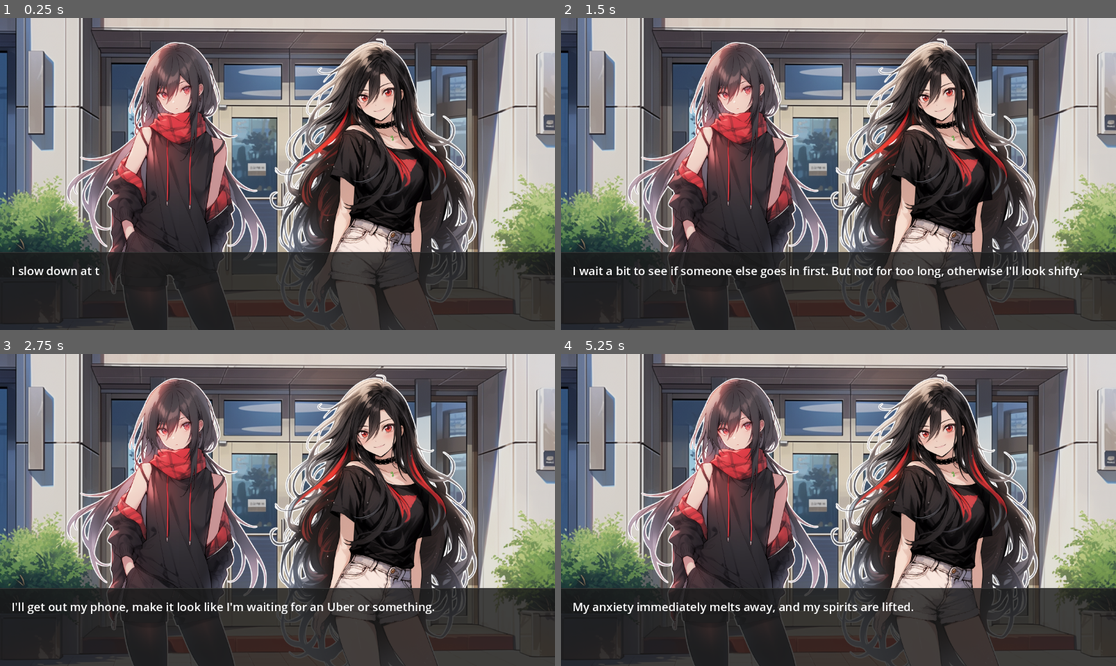
Above: before the commit, frames 1-4 (two rows, left to right).
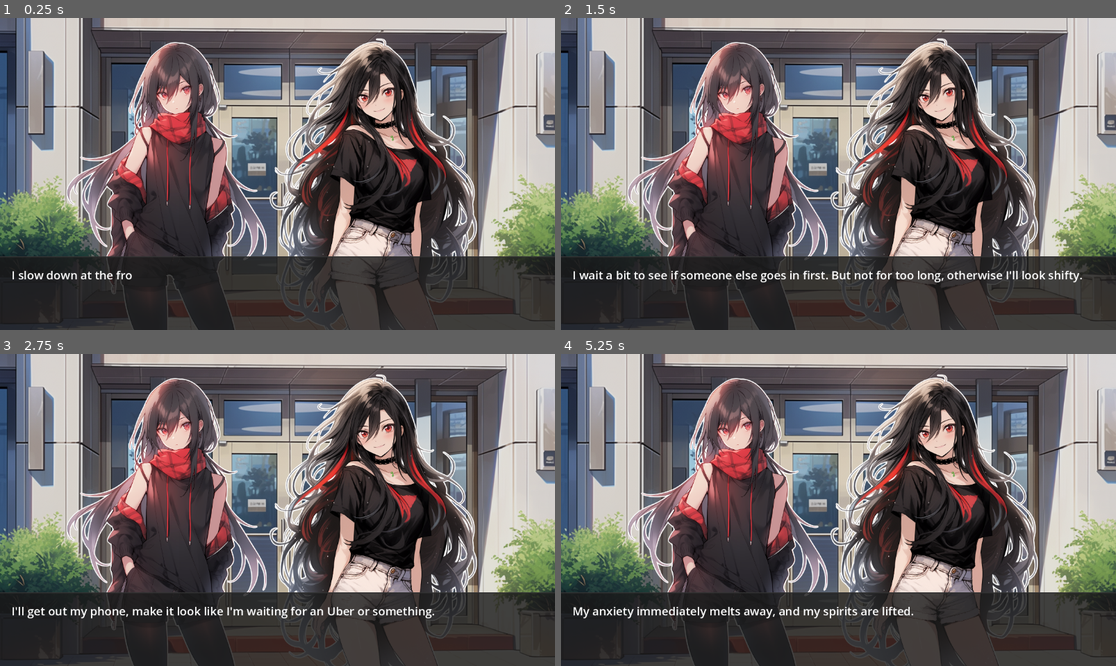
Above: after the commit, the same moments.

Repository: itsMapleLeaf/lovenote
Game: Godot game, scene res://scenes/intro_outside_office_doors.tscn
The game is run twice, just before and just after one commit, with the same random seed, the same clock (stepped at 60 frames per second) and the same inputs.
Inputs:
- Up to frame 1 (0.25 s): no input
- Up to frame 2 (1.5 s): tap Enter (dialog_advance) at 0.5, 1.35 s; hold Enter (dialog_advance) 0.53-1.28 s
- Up to frame 3 (2.75 s): tap Space at 2 s; hold Enter (dialog_advance) from 2.03 s (still down)
- Up to frame 4 (5.25 s): release Enter (dialog_advance) at 2.78 s; tap Enter (dialog_advance) at 2.85, 4.35 s; tap Space at 3.5, 5 s; hold Enter (dialog_advance) 3.53-4.28 s; hold Enter (dialog_advance) from 5.03 s (still down)

The runs differ from the first frame. In frame 1, 1.4% of the frame differs, in the area x 0-100%, y 74-84%; in frame 2, 2.8%, in the area x 0-100%, y 74-85%; in frame 3, 2.5%; in frame 4, 2.3%.

Commit message:
you ever just   t a s k

Diff:
--- /dev/null
+++ b/dialog_scene_task.gd
@@ -0,0 +1,24 @@
+extends SceneTask
+class_name DialogSceneTask
+
+var line: String
+var ui: DialogUI
+var speaker_name: String
+
+func _init(line: String, ui: DialogUI) -> void:
+	self.line = line
+	self.ui = ui
+
+func start() -> void:
+	if speaker_name:
+		ui.set_speaker(speaker_name)
+	else:
+		ui.set_speaker_self()
+	ui.set_line(line)
+	ui.animate()
+
+func interrupt() -> void:
+	ui.complete()
+
+func is_finished() -> bool:
+	return ui.is_complete
--- /dev/null
+++ b/dialog_ui.gd
@@ -0,0 +1,38 @@
+extends Node
+class_name DialogUI
+
+@export var dialog_reveal_speed := 90 # in characters per second
+
+@onready var speaker_panel: PanelContainer = %SpeakerPanel
+@onready var speaker_label: Label = %SpeakerLabel
+@onready var dialog_label: Label = %DialogLabel
+
+var tween: Tween
+
+var is_complete: bool:
+	get: return dialog_label.visible_ratio >= 1.0
+
+func set_speaker(name: String) -> void:
+	speaker_label.text = name
+	speaker_panel.modulate.a = 1
+
+func set_speaker_self() -> void:
+	speaker_panel.modulate.a = 0
+
+func set_line(text: String) -> void:
+	dialog_label.text = text
+
+func animate() -> void:
+	if tween: tween.stop()
+
+	dialog_label.visible_ratio = 0
+
+	tween = create_tween()
+	tween.tween_property(
+		dialog_label, "visible_ratio", 1,
+		float(dialog_label.text.length()) / float(dialog_reveal_speed),
+	)
+
+func complete() -> void:
+	if tween: tween.stop()
+	dialog_label.visible_ratio = 1
--- /dev/null
+++ b/dialog_ui.tscn
@@ -0,0 +1,72 @@
+[gd_scene load_steps=7 format=3 uid="uid://hod5ouvqdw5u"]
+
+[ext_resource type="Script" path="res://dialog_ui.gd" id="1_on6jx"]
+
+[sub_resource type="StyleBoxFlat" id="StyleBoxFlat_rpvfw"]
+content_margin_left = 24.0
+content_margin_top = 3.0
+content_margin_right = 24.0
+content_margin_bottom = 9.0
+bg_color = Color(0.117647, 0.117647, 0.117647, 0.92549)
+border_width_top = 2
+border_color = Color(0.199086, 0.199086, 0.199086, 1)
+
+[sub_resource type="SystemFont" id="SystemFont_eq6bv"]
+subpixel_positioning = 0
+
+[sub_resource type="LabelSettings" id="LabelSettings_s36km"]
+line_spacing = 0.0
+font = SubResource("SystemFont_eq6bv")
+font_size = 32
+
+[sub_resource type="StyleBoxFlat" id="StyleBoxFlat_0l21m"]
+content_margin_left = 24.0
+content_margin_top = 22.0
+content_margin_right = 39.0
+content_margin_bottom = 23.0
+bg_color = Color(0.105882, 0.105882, 0.105882, 0.811765)
+border_width_top = 2
+border_color = Color(0.199086, 0.199086, 0.199086, 1)
+
+[sub_resource type="LabelSettings" id="LabelSettings_l4rdq"]
+font_size = 24
+
+[node name="DialogUI" type="VBoxContainer"]
+anchors_preset = 12
+anchor_top = 1.0
+anchor_right = 1.0
+anchor_bottom = 1.0
+offset_top = -219.0
+grow_horizontal = 2
+grow_vertical = 0
+theme_override_constants/separation = 0
+alignment = 2
+script = ExtResource("1_on6jx")
+
+[node name="SpeakerPanel" type="PanelContainer" parent="."]
+unique_name_in_owner = true
+layout_mode = 2
+size_flags_horizontal = 0
+theme_override_styles/panel = SubResource("StyleBoxFlat_rpvfw")
+
+[node name="SpeakerLabel" type="Label" parent="SpeakerPanel"]
+unique_name_in_owner = true
+custom_minimum_size = Vector2(50, 0)
+layout_mode = 2
+text = "Reina"
+label_settings = SubResource("LabelSettings_s36km")
+vertical_alignment = 1
+
+[node name="DialogPanel" type="PanelContainer" parent="."]
+layout_mode = 2
+size_flags_vertical = 3
+theme_override_styles/panel = SubResource("StyleBoxFlat_0l21m")
+
+[node name="DialogLabel" type="Label" parent="DialogPanel"]
+unique_name_in_owner = true
+custom_minimum_size = Vector2(100, 0)
+layout_mode = 2
+size_flags_vertical = 0
+text = "Have you ever had a dream that that you um you had you'd you would you could you'd do you wi you wants you you could do so you you'd do you could you you want you want him to do you so much you could do anything?"
+label_settings = SubResource("LabelSettings_l4rdq")
+autowrap_mode = 2
--- /dev/null
+++ b/scene_task.gd
@@ -0,0 +1,5 @@
+class_name SceneTask
+
+func start() -> void: pass
+func interrupt() -> void: pass
+func is_finished() -> bool: return true
--- a/scenes/intro_outside_office_doors.gd
+++ b/scenes/intro_outside_office_doors.gd
@@ -1,4 +1,6 @@
 extends Node2D
+
+@onready var dialog_ui: DialogUI = %DialogUI
 
 @export var dialog_reveal_speed := 50 # in characters per second
 
@@ -52,55 +54,40 @@
 	"Reina ruffles my hair before leaving. I used to protest and smack her hand away, but now I just take it and grumble like the bitchy queer-ass little bottom that I am.",
 ]
 
-var current_line_index := -1
+var tasks: Array[SceneTask] = []
+var current_task_index := -1
 
-var dialog_reveal_tween: Tween
-
-@onready var speaker_panel: PanelContainer = %Speaker
-@onready var speaker_label: Label = %SpeakerLabel
-@onready var dialog_label: Label = %DialogLabel
+var current_task: SceneTask:
+	get: return tasks[current_task_index]
 
 func _ready() -> void:
-	_next_line()
+	for line: String in dialog_lines:
+		var line_with_speaker_regex := RegEx.create_from_string(r"([A-Za-z ?]+):\s*(.+)")
+		var line_with_speaker_match := line_with_speaker_regex.search(line)
+
+		if not line_with_speaker_match:
+			tasks.append(DialogSceneTask.new(line, dialog_ui))
+			continue
+
+		var speaker := line_with_speaker_match.strings[1]
+		var text := line_with_speaker_match.strings[2]
+		var task := DialogSceneTask.new(text, dialog_ui)
+		task.speaker_name = speaker
+		tasks.append(task)
+
+	_next_task()
 
 func _unhandled_input(event: InputEvent) -> void:
 	if event.is_action_pressed("dialog_advance"):
-		if _line_is_finished():
-			_next_line()
-		else:
-			_complete_current_line()
+		_next_task()
 
-func _next_line() -> void:
-	if current_line_index >= dialog_lines.size() - 1: return
-	current_line_index += 1
+func _next_task() -> void:
+	if current_task != null and not current_task.is_finished():
+		current_task.interrupt()
+		return
 
-	var line := dialog_lines[current_line_index]
+	if current_task_index >= tasks.size() - 1:
+		return
 
-	var speaker_regex := RegEx.create_from_string(r"([A-Za-z ?]+):\s*")
-	var speaker_match := speaker_regex.search(line)
-
-	if speaker_match:
-		var speaker_name := speaker_match.strings[1]
-		speaker_panel.modulate.a = 1
-		speaker_label.text = speaker_name
-		dialog_label.text = line.substr(speaker_match.strings[0].length())
-	else:
-		speaker_panel.modulate.a = 0
-		dialog_label.text = line
-
-	if dialog_reveal_tween: dialog_reveal_tween.stop()
-
-	dialog_label.visible_ratio = 0
-
-	dialog_reveal_tween = create_tween()
-	dialog_reveal_tween.tween_property(
-		dialog_label, "visible_ratio", 1,
-		float(dialog_label.text.length()) / float(dialog_reveal_speed),
-	)
-
-func _line_is_finished() -> bool:
-	return dialog_label.visible_ratio >= 1.0
-
-func _complete_current_line() -> void:
-	if dialog_reveal_tween: dialog_reveal_tween.stop()
-	dialog_label.visible_ratio = 1.0
+	current_task_index += 1
+	current_task.start()
--- a/scenes/intro_outside_office_doors.tscn
+++ b/scenes/intro_outside_office_doors.tscn
@@ -1,37 +1,10 @@
-[gd_scene load_steps=10 format=3 uid="uid://bi7vuqcj3dhjy"]
+[gd_scene load_steps=6 format=3 uid="uid://bi7vuqcj3dhjy"]
 
 [ext_resource type="Script" path="res://scenes/intro_outside_office_doors.gd" id="1_lri25"]
 [ext_resource type="Texture2D" uid="uid://tpbcxn8hs64o" path="res://resources/office_front_door.png" id="2_auqbr"]
 [ext_resource type="Texture2D" uid="uid://c4dnak4cv8mxt" path="res://resources/ryder.png" id="3_t6g63"]
 [ext_resource type="Texture2D" uid="uid://cqtlg0lyfmav7" path="res://resources/reina.png" id="4_fmpab"]
-
-[sub_resource type="StyleBoxFlat" id="StyleBoxFlat_rpvfw"]
-content_margin_left = 24.0
-content_margin_top = 3.0
-content_margin_right = 24.0
-content_margin_bottom = 9.0
-bg_color = Color(0.117647, 0.117647, 0.117647, 0.92549)
-border_width_top = 2
-border_color = Color(0.199086, 0.199086, 0.199086, 1)
-
-[sub_resource type="SystemFont" id="SystemFont_eq6bv"]
-
-[sub_resource type="LabelSettings" id="LabelSettings_s36km"]
-line_spacing = 0.0
-font = SubResource("SystemFont_eq6bv")
-font_size = 32
-
-[sub_resource type="StyleBoxFlat" id="StyleBoxFlat_0l21m"]
-content_margin_left = 24.0
-content_margin_top = 22.0
-content_margin_right = 39.0
-content_margin_bottom = 23.0
-bg_color = Color(0.105882, 0.105882, 0.105882, 0.811765)
-border_width_top = 2
-border_color = Color(0.199086, 0.199086, 0.199086, 1)
-
-[sub_resource type="LabelSettings" id="LabelSettings_l4rdq"]
-font_size = 24
+[ext_resource type="PackedScene" uid="uid://hod5ouvqdw5u" path="res://dialog_ui.tscn" id="5_igl5e"]
 
 [node name="Node2D" type="Node2D"]
 script = ExtResource("1_lri25")
@@ -56,41 +29,6 @@
 
 [node name="CanvasLayer" type="CanvasLayer" parent="."]
 
-[node name="VBoxContainer" type="VBoxContainer" parent="CanvasLayer"]
-anchors_preset = 12
-anchor_top = 1.0
-anchor_right = 1.0
-anchor_bottom = 1.0
-offset_top = -219.0
-grow_horizontal = 2
-grow_vertical = 0
-theme_override_constants/separation = 0
-alignment = 2
-
-[node name="Speaker" type="PanelContainer" parent="CanvasLayer/VBoxContainer"]
+[node name="DialogUI" parent="CanvasLayer" instance=ExtResource("5_igl5e")]
 unique_name_in_owner = true
-layout_mode = 2
-size_flags_horizontal = 0
-theme_override_styles/panel = SubResource("StyleBoxFlat_rpvfw")
-
-[node name="SpeakerLabel" type="Label" parent="CanvasLayer/VBoxContainer/Speaker"]
-unique_name_in_owner = true
-custom_minimum_size = Vector2(50, 0)
-layout_mode = 2
-text = "Reina"
-label_settings = SubResource("LabelSettings_s36km")
-vertical_alignment = 1
-
-[node name="Dialog" type="PanelContainer" parent="CanvasLayer/VBoxContainer"]
-layout_mode = 2
-size_flags_vertical = 3
-theme_override_styles/panel = SubResource("StyleBoxFlat_0l21m")
-
-[node name="DialogLabel" type="Label" parent="CanvasLayer/VBoxContainer/Dialog"]
-unique_name_in_owner = true
-custom_minimum_size = Vector2(100, 0)
-layout_mode = 2
-size_flags_vertical = 0
-text = "Have you ever had a dream that that you um you had you'd you would you could you'd do you wi you wants you you could do so you you'd do you could you you want you want him to do you so much you could do anything?"
-label_settings = SubResource("LabelSettings_l4rdq")
-autowrap_mode = 2
+offset_top = -210.0
